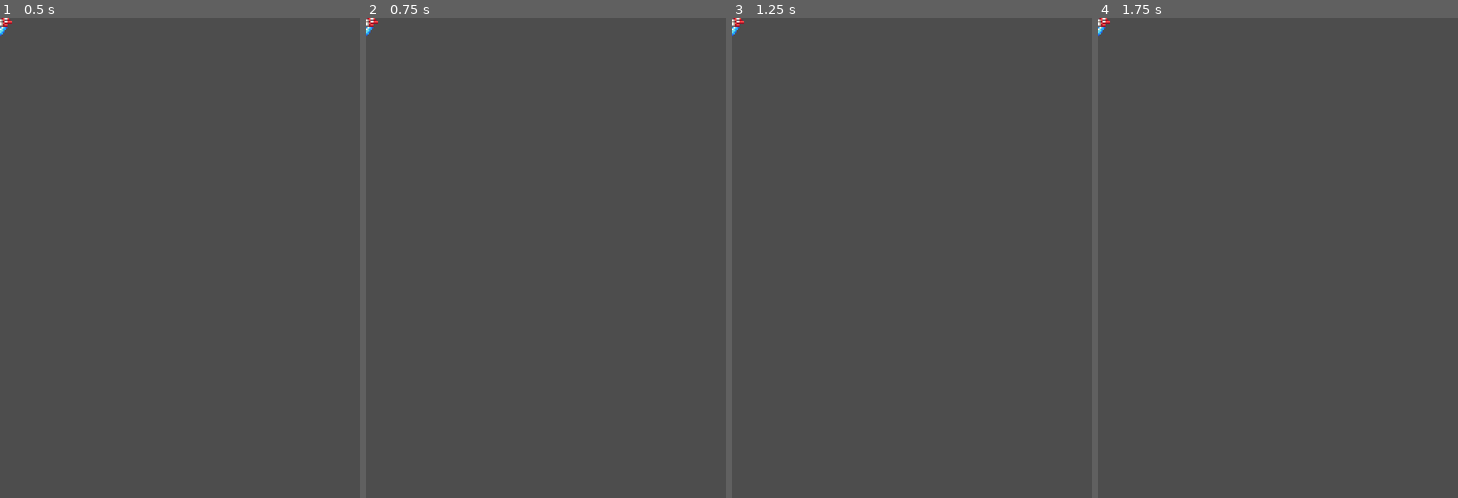
Above: before the commit, frames 1-4 (left to right).
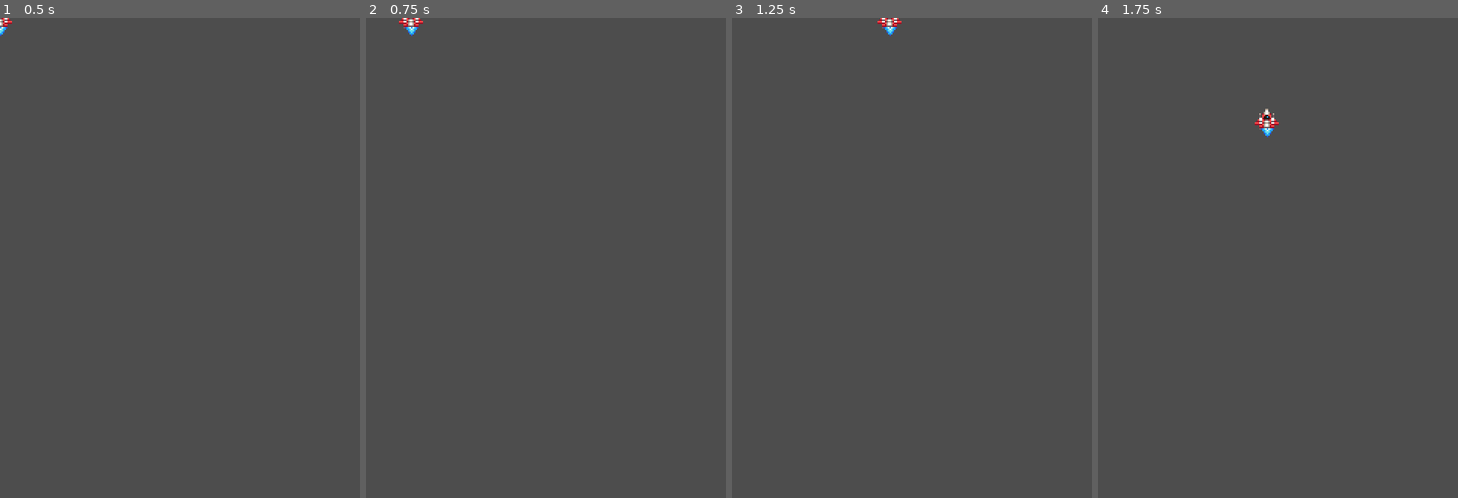
Above: after the commit, the same moments.

Repository: droidstations/SpaceZone
Game: Godot game, scene res://Scenes/player.tscn
The game is run twice, just before and just after one commit, with the same random seed, the same clock (stepped at 60 frames per second) and the same inputs. Before the commit the project has no main scene; this scene is started directly in both runs.
Inputs:
- Up to frame 1 (0.5 s): no input
- Up to frame 2 (0.75 s): tap Enter at 0.5 s; hold Right (right) from 0.53 s (still down)
- Up to frame 3 (1.25 s): keep holding Right (right)
- Up to frame 4 (1.75 s): release Right (right) at 1.28 s; hold Down (down) from 1.28 s (still down)

Frame 1 is identical in both runs. In frame 2, 0.2% of the frame differs, in the area x 0-16%, y 0-4%; in frame 3, 0.2%; in frame 4, 0.3%, in the area x 0-51%, y 0-25%.

Commit message:
Update 543

Diff:
--- a/Scenes/player.tscn
+++ b/Scenes/player.tscn
@@ -1,6 +1,7 @@
-[gd_scene load_steps=13 format=3 uid="uid://dwvmxnyk04rb6"]
+[gd_scene load_steps=14 format=3 uid="uid://dwvmxnyk04rb6"]
 
 [ext_resource type="Texture2D" uid="uid://dudbxw2k4xis6" path="res://Mini Pixel Pack 3/Player ship/Player_ship (16 x 16).png" id="1_gsua3"]
+[ext_resource type="Script" path="res://Scripts/player.gd" id="1_vabmt"]
 [ext_resource type="Texture2D" uid="uid://b12cvm2cy010l" path="res://Mini Pixel Pack 3/Player ship/Boosters (16 x 16).png" id="2_ulyrr"]
 [ext_resource type="Texture2D" uid="uid://4xeprvfy0a4s" path="res://Mini Pixel Pack 3/Player ship/Boosters_left (16 x 16).png" id="3_ced5f"]
 [ext_resource type="Texture2D" uid="uid://b4madm5hcmrl8" path="res://Mini Pixel Pack 3/Player ship/Boosters_right (16 x 16).png" id="4_8dmgl"]
@@ -69,6 +70,7 @@
 size = Vector2(16, 14)
 
 [node name="Player" type="Area2D"]
+script = ExtResource("1_vabmt")
 
 [node name="Ship" type="Sprite2D" parent="."]
 texture = ExtResource("1_gsua3")
@@ -84,3 +86,6 @@
 
 [node name="CollisionShape2D" type="CollisionShape2D" parent="."]
 shape = SubResource("RectangleShape2D_uqbsa")
+
+[node name="GunCooldown" type="Timer" parent="."]
+one_shot = true
--- /dev/null
+++ b/Scripts/player.gd
@@ -0,0 +1,16 @@
+extends Area2D
+
+@onready var screensize = get_viewport_rect().size
+
+@export var speed = 150
+
+# Called when the node enters the scene tree for the first time.
+func _ready():
+	pass # Replace with function body.
+
+
+# Called every frame. 'delta' is the elapsed time since the previous frame.
+func _process(delta):
+	var input = Input.get_vector("left", "right", "up", "down")
+	position += input * speed * delta
+	position = position.clamp(Vector2.ZERO, screensize)
--- a/project.godot
+++ b/project.godot
@@ -11,6 +11,7 @@
 [application]
 
 config/name="Space Zone"
+run/main_scene="res://Scenes/player.tscn"
 config/features=PackedStringArray("4.2", "Mobile")
 config/icon="res://icon.svg"
 
@@ -21,6 +22,11 @@
 window/size/window_width_override=480
 window/size/window_height_override=640
 window/stretch/mode="canvas_items"
+
+[editor]
+
+version_control/plugin_name="GitPlugin"
+version_control/autoload_on_startup=true
 
 [input]
 
Not shown, added: addons/godot-git-plugin/plugin.cfg
Not shown, changed: README.md
Not shown, added: addons/godot-git-plugin/LICENSE
Not shown, added: addons/godot-git-plugin/THIRDPARTY.md
Not shown, added: addons/godot-git-plugin/git_plugin.gdextension
Not shown, added: addons/godot-git-plugin/linux/libgit_plugin.linux.editor.x86_64.so
Not shown, added: addons/godot-git-plugin/macos/libgit_plugin.macos.editor.universal.dylib
Not shown, added: addons/godot-git-plugin/win64/libgit_plugin.windows.editor.x86_64.dll
Not shown, added: addons/godot-git-plugin/win64/libgit_plugin.windows.editor.x86_64.exp
Not shown, added: addons/godot-git-plugin/win64/libgit_plugin.windows.editor.x86_64.lib
Not shown, added: addons/godot-git-plugin/win64/~libgit_plugin.windows.editor.x86_64.dll
